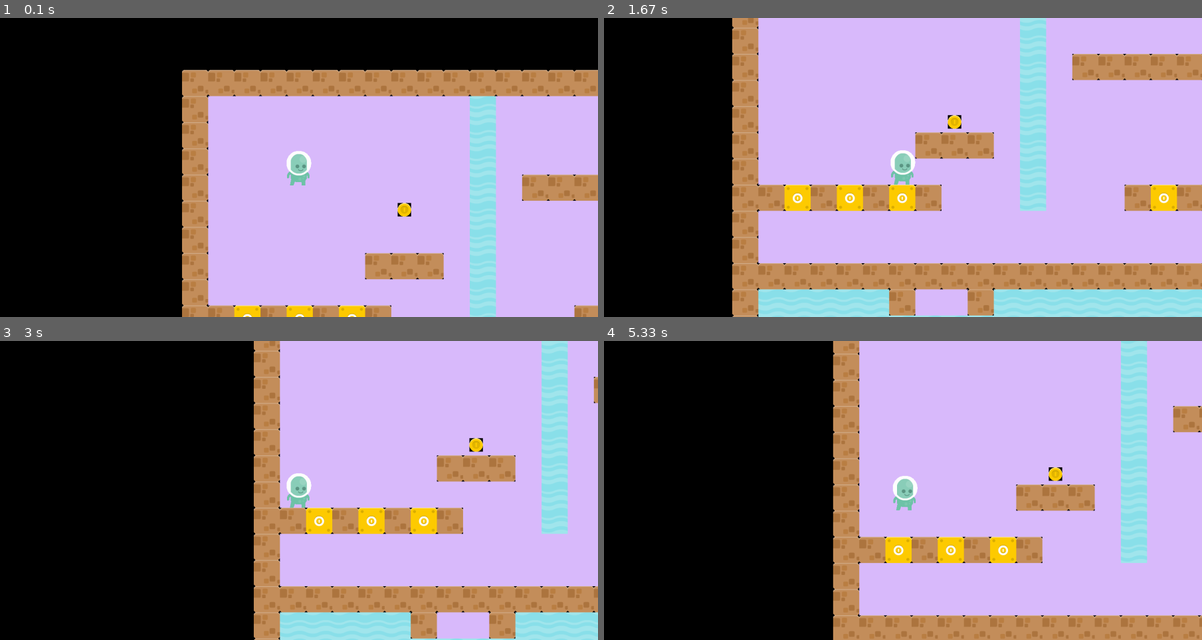
Above: before the commit, frames 1-4 (two rows, left to right).
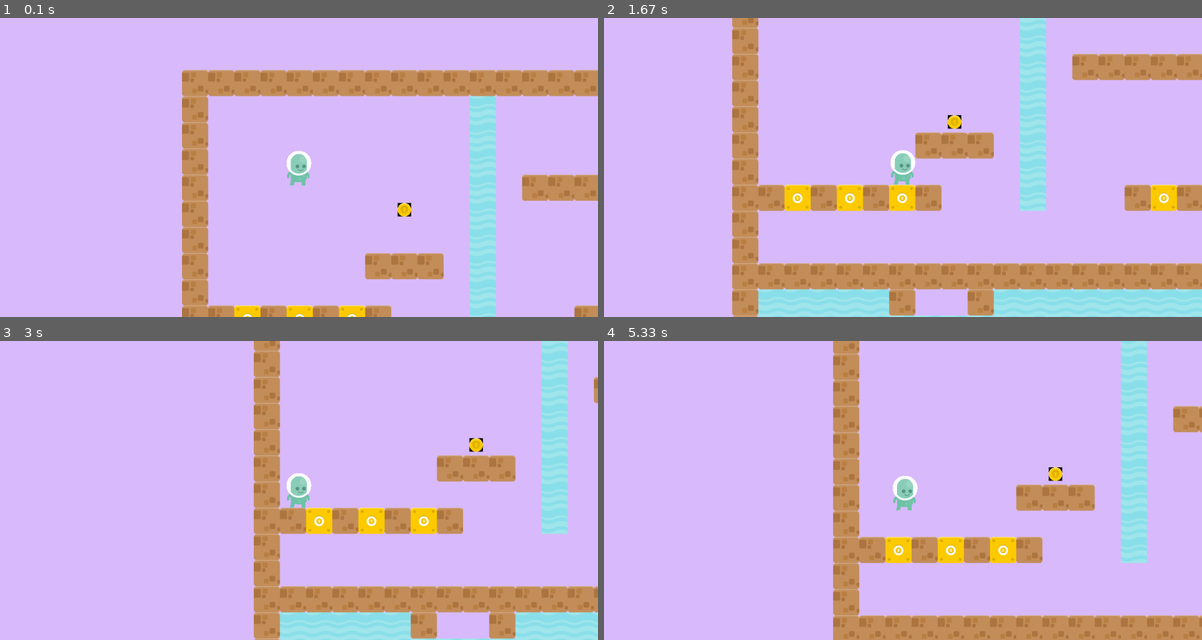
Above: after the commit, the same moments.

Repository: MahentNik/Project_pygame
Game: pygame game, started from main.py
Two runs of this game, one before a commit and one after it. Both use one fixed random seed, a clock stepped at 60 frames per second and the inputs below.
Inputs:
- Up to frame 1 (0.1 s): no input
- Up to frame 2 (1.67 s): hold Right 0.33-0.8 s; hold Up 0.83-1.13 s
- Up to frame 3 (3 s): hold Left 1.67-2.2 s; hold Left 2.57-2.97 s
- Up to frame 4 (5.33 s): tap Space at 3.4, 3.8, 4.1, 4.47, 4.87, 5.17 s; hold Right 3.73-4.37 s; hold Down 4.4-4.77 s; hold Left 4.8-5.27 s; hold Right from 5.3 s (still down)

The runs differ from the first frame. In frame 1, 43% of the frame differs, in the area x 0-100%, y 0-100%; in frame 2, 22%; in frame 3, 43%; in frame 4, 38%.

Commit message:
не работает загрузка врагов

Diff:
--- a/main.py
+++ b/main.py
@@ -45,7 +45,7 @@
 ]
 
 
-def create_level(name_level, hero_im, brick, coin_box, coin_im, images):
+def create_level(name_level, images):
     for y in range(len(name_level)):
         for x in range(len(name_level[y])):
             if name_level[y][x] == ' ':
@@ -54,7 +54,7 @@
                 Ground(x, y, tile_width, tile_height, images[1], let_group, ground_group, all_sprites)
             elif name_level[y][x] == '@':
                 Air(x, y, tile_width, tile_height, air_group, all_sprites)
-                hero = Hero(x, y, tile_width, tile_height, images[0], coin_im, coin_group, all_sprites,
+                hero = Hero(x, y, tile_width, tile_height, images[0], images[7], coin_group, all_sprites,
                             hero_group, all_sprites)
             elif name_level[y][x] == 'w':
                 Water(x, y, tile_width, tile_height, images[5], water_group, all_sprites)
@@ -92,12 +92,12 @@
     fish_image = load_image('fishSwim1.png', -1)
     ladder_image = load_image('ladder_mid.png', -2)
     water_image = load_image('liquidWater.png')
-    coin_box = load_image("boxCoin.png")
+    coin_box = load_image("boxCoin.png", -1)
     coin_im = load_image("coinGold.png", -1)
     images = [hero_im, brick, snail_image, fish_image, ladder_image, water_image, coin_box, coin_im]
 
     clock = pygame.time.Clock()
-    hero, level_x, level_y = create_level(PRIMITIVE_LEVEL, hero_im, brick, coin_box, coin_im, images)
+    hero, level_x, level_y = create_level(PRIMITIVE_LEVEL, images)
     camera = Camera((level_x, level_y), WIDTH, HEIGHT)
     is_left = is_right = False
     up = False
@@ -140,7 +140,7 @@
                     coin_group, air_group, coin_box_group
                     )
         coin_group.update(ground_group)
-        screen.fill("Black")
+        screen.fill((218, 187, 253))
         ladder_group.draw(screen)
         water_group.draw(screen)
         air_group.draw(screen)
